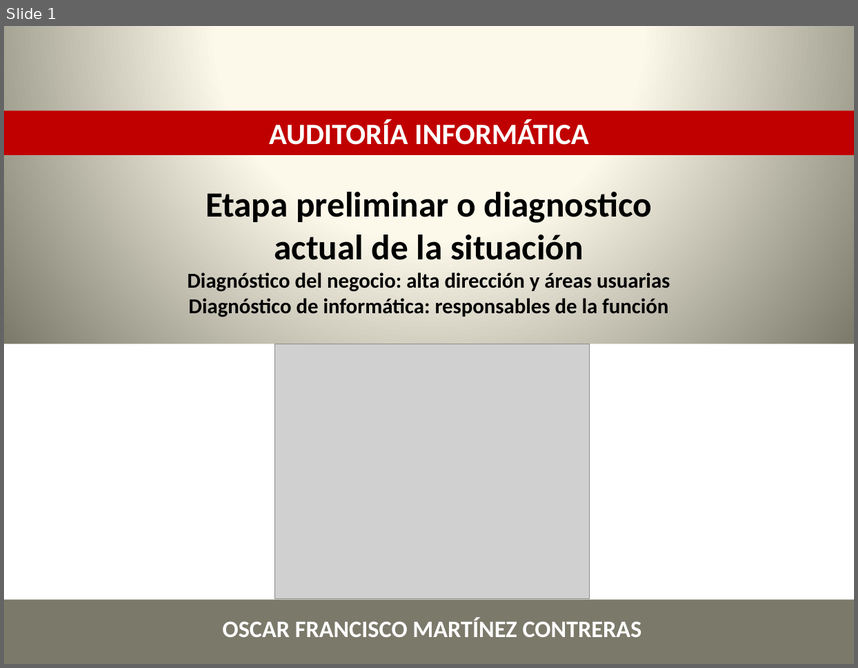
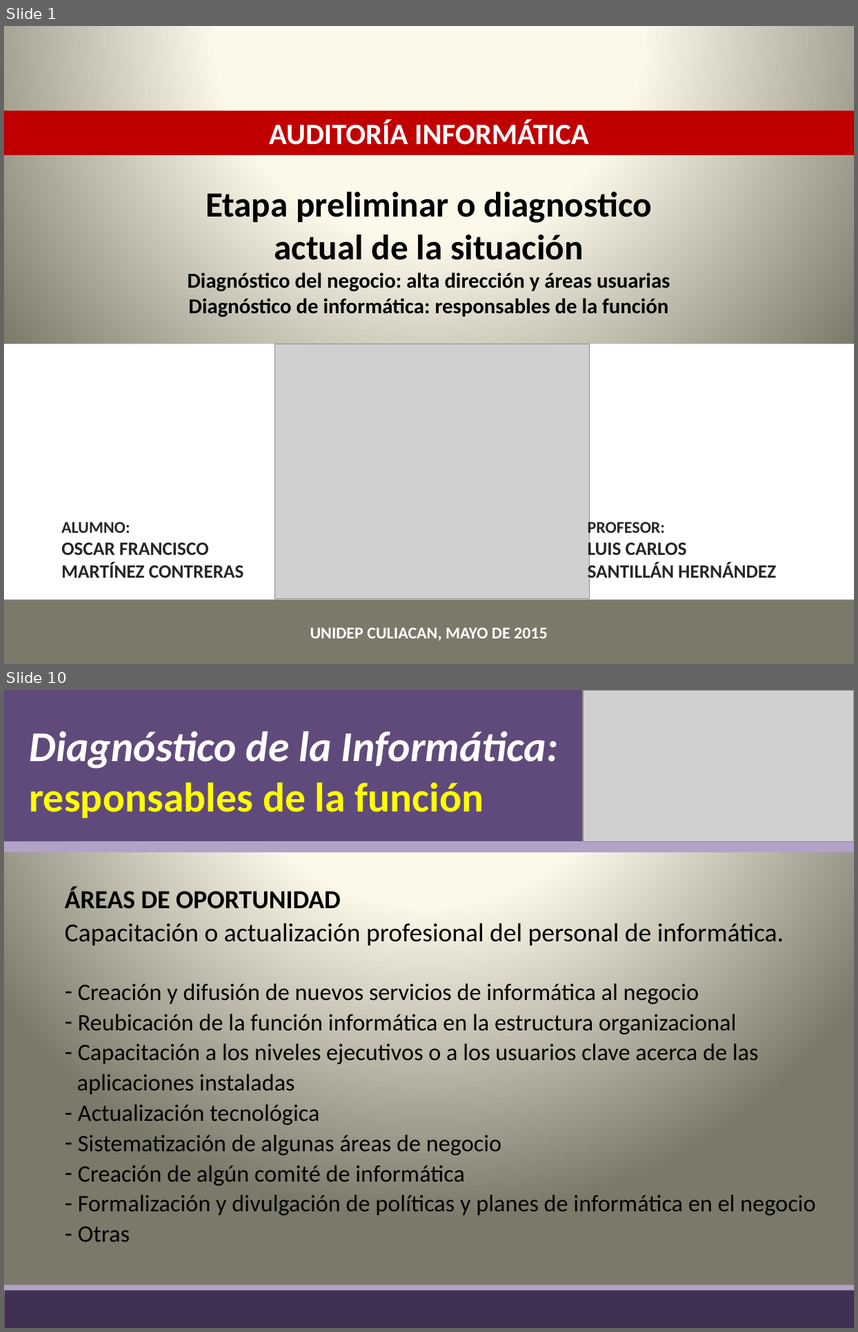
Before and after one commit to lc850/auditoria, a slide deck: OSCAR.pptx. Shown one above the other, each under a label of ours: slide 1 before the commit, slides 1 and 10 after it; the slides between them are not shown. The pictures are 858x668 and 858x1332 pixels, drawn with LibreOffice and Linux fonts; fonts in the diff are those of the drawing; grey boxes stand for pictures. Boxes give left, top, right and bottom in pixels: in the first picture for what was removed or moved away, otherwise in the second. Text is boxed around its words. In the diff, an @@ line names an element or a change of style, - is before the commit and + after.

Commit message:
Oscar

```diff
--- a/OSCAR.pptx
+++ b/OSCAR.pptx
@@ slide 10 added at (x1=4, y1=690, x2=854, y2=1328), background gradient #FEFCEE to #FDFAEA to #7B796B @@
@@ rectangle added at (x1=4, y1=690, x2=854, y2=841), fill #604A7B @@
@@ picture added at (x1=583, y1=690, x2=854, y2=841) @@
@@ text added at (x1=29, y1=731, x2=558, y2=818), 36 pt, text #FFFFFF, bold, italic @@
+Diagnóstico de la Informática:
+responsables de la función
@@ rectangle added at (x1=4, y1=841, x2=854, y2=852), fill #B3A2C7 @@
@@ text added at (x1=65, y1=886, x2=784, y2=945), 22 pt, text #000000 @@
+ÁREAS DE OPORTUNIDAD
+Capacitación o actualización profesional del personal de informática.
@@ text added at (x1=77, y1=983, x2=815, y2=1241), 20 pt, text #000000 @@
+– Creación y difusión de nuevos servicios de informática al negocio
+– Reubicación de la función informática en la estructura organizacional
+– Capacitación a los niveles ejecutivos o a los usuarios clave acerca de las
+aplicaciones instaladas
+– Actualización tecnológica
+– Sistematización de algunas áreas de negocio
+– Creación de algún comité de informática
+– Formalización y divulgación de políticas y planes de informática en el negocio
+– Otras
@@ rectangle added at (x1=4, y1=1284, x2=854, y2=1295), fill #B3A2C7 @@
@@ rectangle added at (x1=4, y1=1290, x2=854, y2=1328), fill #403152 @@
@@ slide 1 changed as well @@
@@ text "ALUMNO:" moved from (x1=223, y1=617, x2=642, y2=637) to (x1=61, y1=521, x2=244, y2=577) @@
@@ text at (x1=61, y1=521, x2=130, y2=532): paragraph added @@
+ALUMNO:
@@ text added at (x1=588, y1=519, x2=776, y2=582), 16 pt, text #262626, bold @@
+PROFESOR:
+LUIS CARLOS
+SANTILLÁN HERNÁNDEZ
@@ text at (x1=61, y1=542, x2=244, y2=577): size 20 to 16 pt, text colour #FFFFFF to #262626 in "OSCAR FRANCISCO MARTÍNEZ CONTRERAS"; alignment centre to left @@
@@ text added at (x1=310, y1=627, x2=548, y2=640), 14 pt, text #FFFFFF, bold @@
+UNIDEP CULIACAN, MAYO DE 2015
```
Also in this commit, not shown: 8 other slides added.
